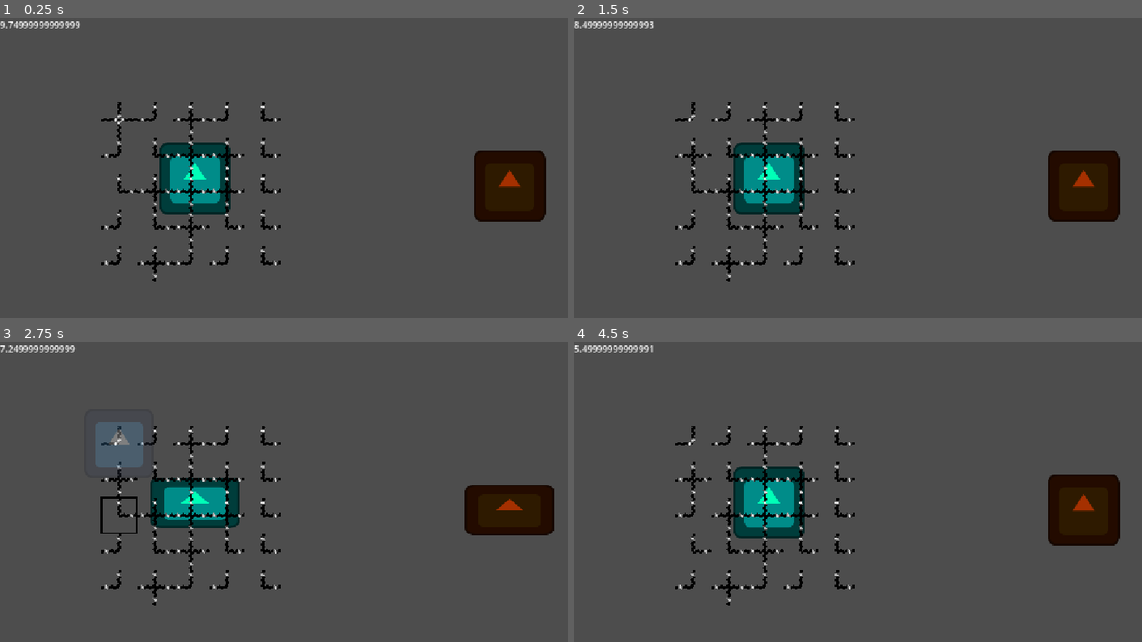
Above: before the commit, frames 1-4 (two rows, left to right).
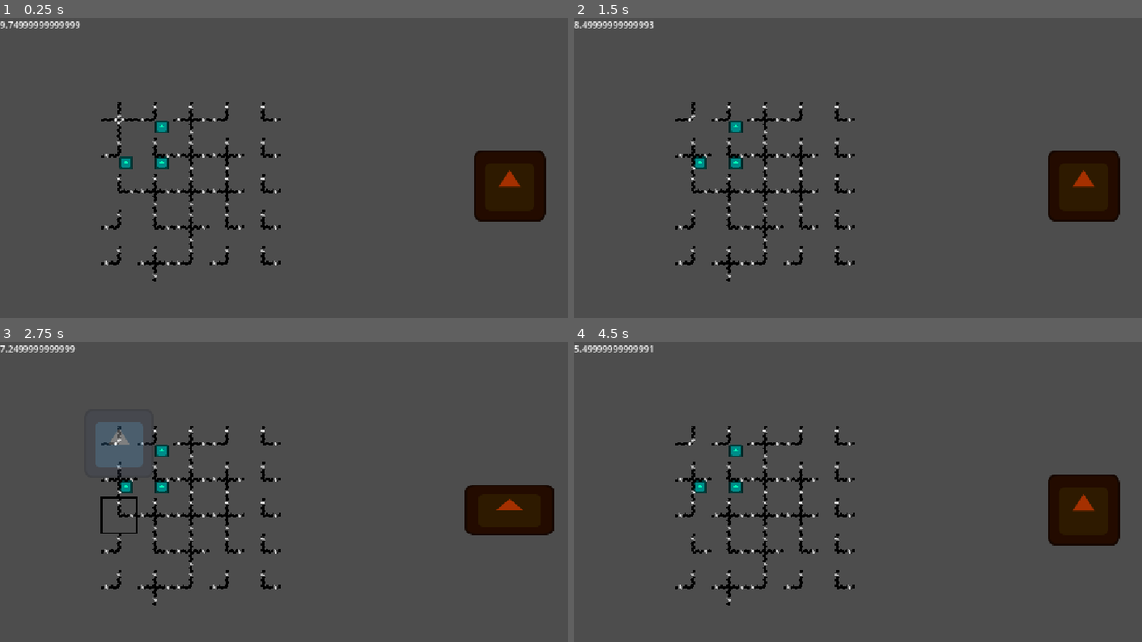
Above: after the commit, the same moments.

Repository: MagnusLucas/gmtk2026
Game: Godot game, scene res://scenes/level_manager.tscn
Two runs of this game, one before a commit and one after it. Both use one fixed random seed, a clock stepped at 60 frames per second and the inputs below. The engine's default icon, where the game draws it, is replaced by a stand-in: a white triangle on a blue panel in a dark square.
Inputs (mouse positions are in pixels of both pictures, inside the frame that each line leads up to):
- Up to frame 1 (0.25 s): no input
- Up to frame 2 (1.5 s): tap Enter (ui_accept) at 0.5, 0.6, 0.77, 1.07, 1.35 s; move the mouse to (693, 120) at 0.52 s; click (693, 120) at 0.67 s; move the mouse to (693, 156) at 1.27 s; click (693, 156) at 1.42 s
- Up to frame 3 (2.75 s): tap Enter (ui_accept) at 1.52, 1.82, 2.1 s; move the mouse to (119, 516) at 2.02 s; click (119, 516) at 2.17 s
- Up to frame 4 (4.5 s): move the mouse to (693, 552) at 2.77 s; tap Enter (ui_accept) at 2.85, 3.02, 3.32, 3.6, 3.77, 4.07, 4.35 s; click (693, 552) at 2.92 s; move the mouse to (693, 588) at 3.52 s; click (693, 588) at 3.67 s; move the mouse to (727, 444) at 4.27 s; click (727, 444) at 4.42 s

The runs differ from the first frame. In frame 1, 2.7% of the frame differs, in the area x 20-41%, y 34-66%; in frame 2, 2.7%; in frame 3, 2.3%; in frame 4, 2.7%.
Error before the commit: Invalid access of index '0' on a base object of type: 'Array[AttackResource]'. (res://i)

Commit message:
At least one annoying bug when restarting.
I cannot figure it out, too late >_>
Units shoot when signal activated on their tiles. Damage multiplied
by signal strength

Diff:
--- a/i am honestly not sure but dont wanna leave a mess/placeholder_sprite_frames.tres
+++ b/assets/placeholder_sprite_frames.tres
@@ -1,12 +1,13 @@
 [gd_resource type="SpriteFrames" format=3 uid="uid://bo6e32el8xevx"]
 
-[ext_resource type="Texture2D" uid="uid://ciuxyaoktugh5" path="res://icon.svg" id="1_e6tmq"]
+[ext_resource type="Texture2D" uid="uid://ciuxyaoktugh5" path="res://icon.svg" id="1_v6d71"]
 
 [resource]
+resource_local_to_scene = true
 animations = [{
 "frames": [{
 "duration": 1.0,
-"texture": ExtResource("1_e6tmq")
+"texture": ExtResource("1_v6d71")
 }],
 "loop": 1,
 "name": &"default",
--- a/new_script.gd
+++ b/bullet_resource.gd
@@ -1,6 +1,5 @@
+class_name BulletAttributes
 extends Resource
-
-class_name BulletAttributes
 
 var dmg_per_bullet : float = 2.5
 var bullet_texture : Texture2D
--- a/components/signal_manager.gd
+++ b/components/signal_manager.gd
@@ -10,9 +10,18 @@
 
 signal signal_created(tile_position: Vector2i, tile_signal: TileSignal)
 
+static var Instance: SignalManager
+
 @export var board: Board
 
 var active_signals: Dictionary[Vector2i, TileSignal]
+
+
+func _ready() -> void:
+	if Instance:
+		for connection: Dictionary[String, Variant] in Instance.signal_created.get_connections():
+			Instance.signal_created.disconnect(connection["callable"])
+	Instance = self
 
 
 func _process(_delta: float) -> void:
@@ -37,6 +46,12 @@
 	return tile_signal
 
 
+func get_signal_strength(coordinates: Vector2i) -> float:
+	if !active_signals.has(coordinates):
+		return 0
+	return active_signals[coordinates].calculate_strength()
+
+
 func spread_signal(signal_position: Vector2i) -> void:
 	if !active_signals.has(signal_position):
 		return
@@ -48,6 +63,7 @@
 		active_signals.erase(signal_position)
 		return
 
+	print(board.set_tiles)
 	for side: OurTileData.Side in board.set_tiles[signal_position].connections.keys():
 		if side == signal_to_spread.source:
 			continue
--- a/i am honestly not sure but dont wanna leave a mess/attack_resource.gd
+++ b/data/attack_resource.gd
@@ -1,6 +1,5 @@
+class_name AttackResource
 extends Resource
-
-class_name AttackResource
 
 @export var dmg_per_bullet : float = 2.5
 @export var bullet_texture : Texture2D
--- a/data/board.gd
+++ b/data/board.gd
@@ -3,9 +3,9 @@
 
 @export var size: Vector2i
 
-
 var set_tiles: Dictionary[Vector2i, OurTileData]
 var set_characters: Dictionary[Vector2i, Variant]
+var unit_attributes_dict: Dictionary[Vector2i, UnitAttributes]
 
 
 func is_point_in_bounds(coordinates: Vector2i) -> bool:
@@ -23,3 +23,7 @@
 
 func set_tile(tile_data: OurTileData, coordinates: Vector2i) -> void:
 	set_tiles[coordinates] = tile_data
+
+
+func has_unit_at(coordinates: Vector2i) -> bool:
+	return unit_attributes_dict.has(coordinates)
--- /dev/null
+++ b/data/board.tres
@@ -0,0 +1,8 @@
+[gd_resource type="Resource" script_class="Board" format=3 uid="uid://bnwmive85j4mu"]
+
+[ext_resource type="Script" uid="uid://bn7hngu2wfjgp" path="res://data/board.gd" id="1_s54qi"]
+
+[resource]
+script = ExtResource("1_s54qi")
+size = Vector2i(5, 5)
+metadata/_custom_type_script = "uid://bn7hngu2wfjgp"
--- a/i am honestly not sure but dont wanna leave a mess/boss.gd
+++ b/i am honestly not sure but dont wanna leave a mess/boss.gd
@@ -12,7 +12,7 @@
 	$AnimatedSprite2D.sprite_frames = stats.animated_texture_frames
 	%Countdown.wait_time = stats.time_countdown
 	%Countdown.start()
-	$"../AnimationPlayer".play("idle_bounce")
+	$AnimationPlayer.play("idle_bounce")
 	health = stats.health
 
 
--- a/i am honestly not sure but dont wanna leave a mess/level_manager.gd
+++ b/i am honestly not sure but dont wanna leave a mess/level_manager.gd
@@ -1,3 +1,4 @@
+class_name LevelManager
 extends Node
 
 
--- a/i am honestly not sure but dont wanna leave a mess/lose_pop_up.gd
+++ b/i am honestly not sure but dont wanna leave a mess/lose_pop_up.gd
@@ -14,4 +14,4 @@
 
 func _on_restart_button_pressed() -> void:
 	get_tree().paused = false
-	get_tree().change_scene_to_file("res://scenes/level_manager.tscn")
+	get_tree().reload_current_scene()
--- a/scenes/board_tile_map_layer.gd
+++ b/scenes/board_tile_map_layer.gd
@@ -2,16 +2,21 @@
 extends TileMapLayer
 
 @export var board: Board
+@export var player_unit_arr: Array[PlayerUnit]
 
 @onready var signal_manager: SignalManager = $SignalManager
 @onready var tile_swapper: TileSwapper = $TileSwapper
 
-const CROSS_WIRE = preload("uid://cv5ftp81ddrmr")
-const TOP_LEFT = preload("uid://duikbvl75hybn")
-const TOP_RIGHT = preload("uid://bipschdun40ay")
+var CROSS_WIRE = load("uid://cv5ftp81ddrmr")
+var TOP_LEFT = load("uid://duikbvl75hybn")
+var TOP_RIGHT = load("uid://bipschdun40ay")
 
 var tile_data_array: Array[OurTileData] = [CROSS_WIRE, TOP_LEFT, TOP_RIGHT]
 var tile_dict: Dictionary[Vector2i, Tile]
+
+
+## This shouldn't be here TODO
+var units: Dictionary[Vector2i, PlayerUnit]
 
 
 # Called when the node enters the scene tree for the first time.
@@ -21,7 +26,17 @@
 	for i in board.size.x:
 		for j in board.size.y:
 			set_tile(Tile.new_tile(random_tile_data()), Vector2i(i, j))
+	print("created tiles ", board.size)
 	signal_manager.create_signal(Vector2i.ZERO, OurTileData.Side.TOP, 1.0, 3.0)
+
+	for player_unit in player_unit_arr:
+		var unit_map_position := local_to_map(player_unit.position)
+		if !board.is_point_in_bounds(unit_map_position):
+			printerr(player_unit, " is out of board bounds!")
+			continue
+		board.unit_attributes_dict[unit_map_position] = player_unit.stats
+		player_unit.position = map_to_local(unit_map_position)
+		units[unit_map_position] = player_unit
 
 
 func random_tile_data() -> OurTileData:
@@ -35,6 +50,7 @@
 	tile.position = map_to_local(target_position)
 	tile.left_clicked.connect(tile_swapper.mark_tile.bind(tile, target_position))
 	tile.right_clicked.connect(signal_manager.spread_signal.bind(target_position))
+	tile.right_clicked.connect(_on_tile_right_clicked.bind(target_position))
 	tile_dict[target_position] = tile
 
 
@@ -42,5 +58,20 @@
 	var test := TestSignalShower.from_signal(tile_signal)
 	add_child(test)
 	test.position = map_to_local(tile_position)
+	print(tile_dict)
 	tile_dict[tile_position].receiving_signal = true
 	tile_dict[tile_position].animating = true
+
+
+# This should be a unit manager :v TODO
+func _on_tile_right_clicked(tile_position: Vector2i) -> void:
+	if !board.has_unit_at(tile_position):
+		return
+
+	var attack_strength := SignalManager.Instance.get_signal_strength(tile_position)
+
+	if is_zero_approx(attack_strength):
+		return
+
+	const MAGIC_NUMBER_FOR_COMPATIBILITY := 0
+	units[tile_position].attack(MAGIC_NUMBER_FOR_COMPATIBILITY, attack_strength)
--- a/scenes/board_tile_map_layer.tscn
+++ b/scenes/board_tile_map_layer.tscn
@@ -2,26 +2,21 @@
 
 [ext_resource type="Script" uid="uid://bcc8ntvve0xrx" path="res://scenes/board_tile_map_layer.gd" id="1_5xyjd"]
 [ext_resource type="Script" uid="uid://b8cnnpee2o5on" path="res://components/tile_swapper.gd" id="2_aj641"]
-[ext_resource type="Script" uid="uid://bn7hngu2wfjgp" path="res://data/board.gd" id="2_j40nc"]
+[ext_resource type="Resource" uid="uid://bnwmive85j4mu" path="res://data/board.tres" id="2_rxll2"]
 [ext_resource type="Script" uid="uid://bnx5sl8muf7en" path="res://components/signal_manager.gd" id="4_pdmf1"]
 
 [sub_resource type="TileSet" id="TileSet_o36qv"]
 tile_size = Vector2i(64, 64)
 
-[sub_resource type="Resource" id="Resource_aj641"]
-script = ExtResource("2_j40nc")
-size = Vector2i(5, 5)
-metadata/_custom_type_script = "uid://bn7hngu2wfjgp"
-
 [node name="BoardTileMapLayer" type="TileMapLayer" unique_id=1549379355]
 tile_set = SubResource("TileSet_o36qv")
 script = ExtResource("1_5xyjd")
-board = SubResource("Resource_aj641")
+board = ExtResource("2_rxll2")
 
 [node name="TileSwapper" type="Node2D" parent="." unique_id=1599080291]
 script = ExtResource("2_aj641")
-board = SubResource("Resource_aj641")
+board = ExtResource("2_rxll2")
 
 [node name="SignalManager" type="Node2D" parent="." unique_id=1416148921]
 script = ExtResource("4_pdmf1")
-board = SubResource("Resource_aj641")
+board = ExtResource("2_rxll2")
--- a/scenes/bullet.gd
+++ b/scenes/bullet.gd
@@ -1,4 +1,5 @@
+class_name Bullet
 extends RigidBody2D
-class_name Bullet
-var target
-var damage
+
+var target: Node
+var damage: float
--- a/scenes/level_manager.tscn
+++ b/scenes/level_manager.tscn
@@ -2,15 +2,27 @@
 
 [ext_resource type="Script" uid="uid://c4esl5m6hep" path="res://i am honestly not sure but dont wanna leave a mess/boss.gd" id="1_3maf5"]
 [ext_resource type="Script" uid="uid://db210udx0pgua" path="res://i am honestly not sure but dont wanna leave a mess/level_manager.gd" id="1_ftccg"]
-[ext_resource type="SpriteFrames" uid="uid://bo6e32el8xevx" path="res://i am honestly not sure but dont wanna leave a mess/placeholder_sprite_frames.tres" id="2_bj8vm"]
-[ext_resource type="Script" uid="uid://cjxm1y0wjfpfp" path="res://i am honestly not sure but dont wanna leave a mess/player_unit.gd" id="2_gpfvb"]
-[ext_resource type="Script" uid="uid://dl6hh4bpjeyl7" path="res://i am honestly not sure but dont wanna leave a mess/boss_resource.gd" id="2_k1abw"]
+[ext_resource type="SpriteFrames" uid="uid://bo6e32el8xevx" path="res://assets/placeholder_sprite_frames.tres" id="2_bj8vm"]
+[ext_resource type="Script" uid="uid://dl6hh4bpjeyl7" path="res://data/boss_resource.gd" id="2_k1abw"]
 [ext_resource type="Script" uid="uid://csb6luywibjym" path="res://i am honestly not sure but dont wanna leave a mess/label.gd" id="4_k1abw"]
-[ext_resource type="Script" uid="uid://b0bel2rt4tiin" path="res://i am honestly not sure but dont wanna leave a mess/unit_resource.gd" id="5_s60hn"]
-[ext_resource type="Script" path="res://i am honestly not sure but dont wanna leave a mess/base_attack.gd" id="6_l4ie8"]
+[ext_resource type="PackedScene" uid="uid://tg80xev8scww" path="res://scenes/player_unit/player_unit.tscn" id="5_cow7c"]
 [ext_resource type="PackedScene" uid="uid://bwpmel6p2x5xv" path="res://scenes/lose_popup.tscn" id="8_fxbef"]
+[ext_resource type="Texture2D" uid="uid://ciuxyaoktugh5" path="res://icon.svg" id="10_s3v2u"]
 [ext_resource type="PackedScene" uid="uid://d2hmy5ios0876" path="res://scenes/win_popup.tscn" id="10_v5q41"]
+[ext_resource type="Script" uid="uid://rxqs4rh1xy0r" path="res://data/attack_resource.gd" id="11_8txj0"]
 [ext_resource type="PackedScene" uid="uid://k07np4o6ppx" path="res://scenes/board_tile_map_layer.tscn" id="11_s3v2u"]
+[ext_resource type="Script" uid="uid://b0bel2rt4tiin" path="res://data/unit_resource.gd" id="12_h03sj"]
+
+[sub_resource type="Resource" id="Resource_3maf5"]
+script = ExtResource("2_k1abw")
+time_countdown = 10
+health = 5
+animated_texture_frames = ExtResource("2_bj8vm")
+metadata/_custom_type_script = "uid://dl6hh4bpjeyl7"
+
+[sub_resource type="SpriteFrames" id="SpriteFrames_hgse7"]
+
+[sub_resource type="RectangleShape2D" id="RectangleShape2D_hgse7"]
 
 [sub_resource type="Animation" id="Animation_5x5fn"]
 length = 0.13333334
@@ -43,18 +55,6 @@
 "update": 0,
 "values": [Vector2(1, 1), Vector2(1.5, 0.4), Vector2(0.9, 1.1), Vector2(1, 1)]
 }
-tracks/1/type = "value"
-tracks/1/imported = false
-tracks/1/enabled = true
-tracks/1/path = NodePath("Player_Unit/AnimatedSprite2D:scale")
-tracks/1/interp = 1
-tracks/1/loop_wrap = true
-tracks/1/keys = {
-"times": PackedFloat32Array(0, 0.06666667, 0.20000002, 0.23333335),
-"transitions": PackedFloat32Array(1, 1.5691684, 7.2100058, 0.13397163),
-"update": 0,
-"values": [Vector2(1, 1), Vector2(1.5, 0.4), Vector2(0.9, 1.1), Vector2(1, 1)]
-}
 
 [sub_resource type="AnimationLibrary" id="AnimationLibrary_s60hn"]
 _data = {
@@ -62,28 +62,73 @@
 &"idle_bounce": SubResource("Animation_bj8vm")
 }
 
-[sub_resource type="Resource" id="Resource_3maf5"]
-script = ExtResource("2_k1abw")
-time_countdown = 10
-health = 5
-animated_texture_frames = ExtResource("2_bj8vm")
-metadata/_custom_type_script = "uid://dl6hh4bpjeyl7"
+[sub_resource type="SpriteFrames" id="SpriteFrames_s3v2u"]
+resource_local_to_scene = true
+animations = [{
+"frames": [{
+"duration": 1.0,
+"texture": ExtResource("10_s3v2u")
+}],
+"loop": 1,
+"name": &"default",
+"speed": 5.0
+}]
 
-[sub_resource type="SpriteFrames" id="SpriteFrames_hgse7"]
+[sub_resource type="Resource" id="Resource_cow7c"]
+script = ExtResource("11_8txj0")
+bullet_texture = ExtResource("10_s3v2u")
+metadata/_custom_type_script = "uid://rxqs4rh1xy0r"
 
-[sub_resource type="RectangleShape2D" id="RectangleShape2D_hgse7"]
+[sub_resource type="Resource" id="Resource_8txj0"]
+resource_local_to_scene = true
+script = ExtResource("12_h03sj")
+name = "uni1"
+attacks = Array[ExtResource("11_8txj0")]([SubResource("Resource_cow7c")])
+animated_texture_frames = SubResource("SpriteFrames_s3v2u")
+metadata/_custom_type_script = "uid://b0bel2rt4tiin"
 
-[sub_resource type="Resource" id="Resource_bj8vm"]
-script = ExtResource("5_s60hn")
+[sub_resource type="SpriteFrames" id="SpriteFrames_h03sj"]
+resource_local_to_scene = true
+animations = [{
+"frames": [{
+"duration": 1.0,
+"texture": ExtResource("10_s3v2u")
+}],
+"loop": 1,
+"name": &"default",
+"speed": 5.0
+}]
+
+[sub_resource type="Resource" id="Resource_2t3te"]
+resource_local_to_scene = true
+script = ExtResource("12_h03sj")
 name = "uni1"
-animated_texture_frames = ExtResource("2_bj8vm")
+attacks = Array[ExtResource("11_8txj0")]([SubResource("Resource_cow7c")])
+animated_texture_frames = SubResource("SpriteFrames_h03sj")
+metadata/_custom_type_script = "uid://b0bel2rt4tiin"
+
+[sub_resource type="SpriteFrames" id="SpriteFrames_vhn1i"]
+resource_local_to_scene = true
+animations = [{
+"frames": [{
+"duration": 1.0,
+"texture": ExtResource("10_s3v2u")
+}],
+"loop": 1,
+"name": &"default",
+"speed": 5.0
+}]
+
+[sub_resource type="Resource" id="Resource_jt70k"]
+resource_local_to_scene = true
+script = ExtResource("12_h03sj")
+name = "uni1"
+attacks = Array[ExtResource("11_8txj0")]([SubResource("Resource_cow7c")])
+animated_texture_frames = SubResource("SpriteFrames_vhn1i")
 metadata/_custom_type_script = "uid://b0bel2rt4tiin"
 
 [node name="Level_Manager" type="Node" unique_id=503023504]
 script = ExtResource("1_ftccg")
-
-[node name="AnimationPlayer" type="AnimationPlayer" parent="." unique_id=315579128]
-libraries/ = SubResource("AnimationLibrary_s60hn")
 
 [node name="Boss" type="Node2D" parent="." unique_id=1747862268 groups=["enemy"]]
 modulate = Color(0.6457063, 0.19020623, 0, 1)
@@ -103,16 +148,9 @@
 [node name="CollisionShape2D" type="CollisionShape2D" parent="Boss/Area2D" unique_id=1929922966]
 shape = SubResource("RectangleShape2D_hgse7")
 
-[node name="Player_Unit" type="Node2D" parent="." unique_id=1699273561]
-modulate = Color(0, 1, 0.7176471, 1)
-position = Vector2(347, 286)
-script = ExtResource("2_gpfvb")
-stats = SubResource("Resource_bj8vm")
-
-[node name="AnimatedSprite2D" type="AnimatedSprite2D" parent="Player_Unit" unique_id=595195356]
-
-[node name="Timer" type="Timer" parent="Player_Unit" unique_id=327127982]
-one_shot = true
+[node name="AnimationPlayer" type="AnimationPlayer" parent="Boss" unique_id=315579128]
+root_node = NodePath("../..")
+libraries/ = SubResource("AnimationLibrary_s60hn")
 
 [node name="Label" type="Label" parent="." unique_id=1059429564]
 offset_right = 40.0
@@ -125,8 +163,21 @@
 [node name="WinPopup" parent="." unique_id=880691489 instance=ExtResource("10_v5q41")]
 visible = false
 
-[node name="BoardTileMapLayer" parent="." unique_id=1549379355 instance=ExtResource("11_s3v2u")]
+[node name="BoardTileMapLayer" parent="." unique_id=1549379355 node_paths=PackedStringArray("player_unit_arr") instance=ExtResource("11_s3v2u")]
 position = Vector2(180, 149)
+player_unit_arr = [NodePath("Player_Unit"), NodePath("Player_Unit2"), NodePath("Player_Unit3")]
+
+[node name="Player_Unit" parent="BoardTileMapLayer" unique_id=713205843 instance=ExtResource("5_cow7c")]
+position = Vector2(116, 13)
+stats = SubResource("Resource_8txj0")
+
+[node name="Player_Unit2" parent="BoardTileMapLayer" unique_id=1787286683 instance=ExtResource("5_cow7c")]
+position = Vector2(4, 73)
+stats = SubResource("Resource_2t3te")
+
+[node name="Player_Unit3" parent="BoardTileMapLayer" unique_id=1950395807 instance=ExtResource("5_cow7c")]
+position = Vector2(103, 97)
+stats = SubResource("Resource_jt70k")
 
 [connection signal="timeout" from="Boss/Countdown" to="." method="_on_countdown_timeout"]
 [connection signal="body_entered" from="Boss/Area2D" to="Boss" method="_on_area_2d_body_entered"]
--- a/i am honestly not sure but dont wanna leave a mess/player_unit.gd
+++ b/scenes/player_unit/player_unit.gd
@@ -1,36 +1,38 @@
+class_name PlayerUnit
 extends Node2D
 
 @export var stats: UnitAttributes
-var packed_bullet = preload("res://scenes/bullet.tscn")
-var target
-var attack_queued= []
-var cooldown
+const PACKED_BULLET = preload("res://scenes/bullet.tscn")
+var target: Node
+
+## [0] is bullet instance, [1] is timer wait time
+var attack_queued: Array[Array] = []
+#var cooldown # unused, so I commented it out
+
 
 func _ready() -> void:
 	$AnimatedSprite2D.sprite_frames = stats.animated_texture_frames
 
 
 func _process(delta: float) -> void:
-	if Input.is_action_just_pressed("ui_accept"):
-		attack(0)
-
 	if attack_queued != [] and $Timer.is_stopped() == true:
 		add_child(attack_queued[0][0])
 		$Timer.wait_time = attack_queued[0][1]
 		$Timer.start()
 		attack_queued.pop_front()
 
-func attack(attack_index):
-	var active_attack = stats.attacks[attack_index]
+
+## Attack index as int is not usable in any reasonable way whatsoever,
+## it really should be done differently :<
+func attack(attack_index: int, attack_strength_modifier: float = 1):
+	var active_attack: AttackResource = stats.attacks[attack_index]
 	#weź grupe enemy i pierwszgeo z nich aka bossa l8
 	target = get_tree().get_nodes_in_group("enemy")[0]
 
-
-
 	for i in active_attack.bullet_amount:
-		var  bullet = packed_bullet.instantiate()
+		var  bullet: Bullet = PACKED_BULLET.instantiate()
 		bullet.get_node("Sprite2D").texture = active_attack.bullet_texture
 		bullet.linear_velocity = Vector2(target.position-position).normalized() * active_attack.bullet_speed
 		bullet.name = 'bullet_'+bullet.name
-		bullet.damage = active_attack.dmg_per_bullet
+		bullet.damage = active_attack.dmg_per_bullet * attack_strength_modifier
 		attack_queued.append([bullet,active_attack.bullet_interval])
--- /dev/null
+++ b/scenes/player_unit/player_unit.tscn
@@ -0,0 +1,33 @@
+[gd_scene format=3 uid="uid://tg80xev8scww"]
+
+[ext_resource type="Script" uid="uid://cjxm1y0wjfpfp" path="res://scenes/player_unit/player_unit.gd" id="1_bv0iy"]
+[ext_resource type="SpriteFrames" uid="uid://bo6e32el8xevx" path="res://assets/placeholder_sprite_frames.tres" id="2_olled"]
+[ext_resource type="Script" uid="uid://rxqs4rh1xy0r" path="res://data/attack_resource.gd" id="3_qkmtv"]
+[ext_resource type="Script" uid="uid://b0bel2rt4tiin" path="res://data/unit_resource.gd" id="4_3ydk3"]
+[ext_resource type="Texture2D" uid="uid://ciuxyaoktugh5" path="res://icon.svg" id="4_olled"]
+
+[sub_resource type="Resource" id="Resource_cow7c"]
+script = ExtResource("3_qkmtv")
+bullet_texture = ExtResource("4_olled")
+metadata/_custom_type_script = "uid://rxqs4rh1xy0r"
+
+[sub_resource type="Resource" id="Resource_bj8vm"]
+resource_local_to_scene = true
+script = ExtResource("4_3ydk3")
+name = "uni1"
+attacks = Array[ExtResource("3_qkmtv")]([SubResource("Resource_cow7c")])
+animated_texture_frames = ExtResource("2_olled")
+metadata/_custom_type_script = "uid://b0bel2rt4tiin"
+
+[node name="Player_Unit" type="Node2D" unique_id=713205843]
+modulate = Color(0, 1, 0.7176471, 1)
+script = ExtResource("1_bv0iy")
+stats = SubResource("Resource_bj8vm")
+
+[node name="AnimatedSprite2D" type="AnimatedSprite2D" parent="." unique_id=218183732]
+position = Vector2(12, 13)
+scale = Vector2(0.185, 0.185)
+sprite_frames = ExtResource("2_olled")
+
+[node name="Timer" type="Timer" parent="." unique_id=161439932]
+one_shot = true
Renamed: new_script.gd.uid -> bullet_resource.gd.uid
Renamed: i am honestly not sure but dont wanna leave a mess/attack_resource.gd.uid -> data/attack_resource.gd.uid
Renamed: i am honestly not sure but dont wanna leave a mess/boss_resource.gd -> data/boss_resource.gd
Renamed: i am honestly not sure but dont wanna leave a mess/boss_resource.gd.uid -> data/boss_resource.gd.uid
Renamed: i am honestly not sure but dont wanna leave a mess/unit_resource.gd -> data/unit_resource.gd
Renamed: i am honestly not sure but dont wanna leave a mess/unit_resource.gd.uid -> data/unit_resource.gd.uid
Renamed: i am honestly not sure but dont wanna leave a mess/player_unit.gd.uid -> scenes/player_unit/player_unit.gd.uid
